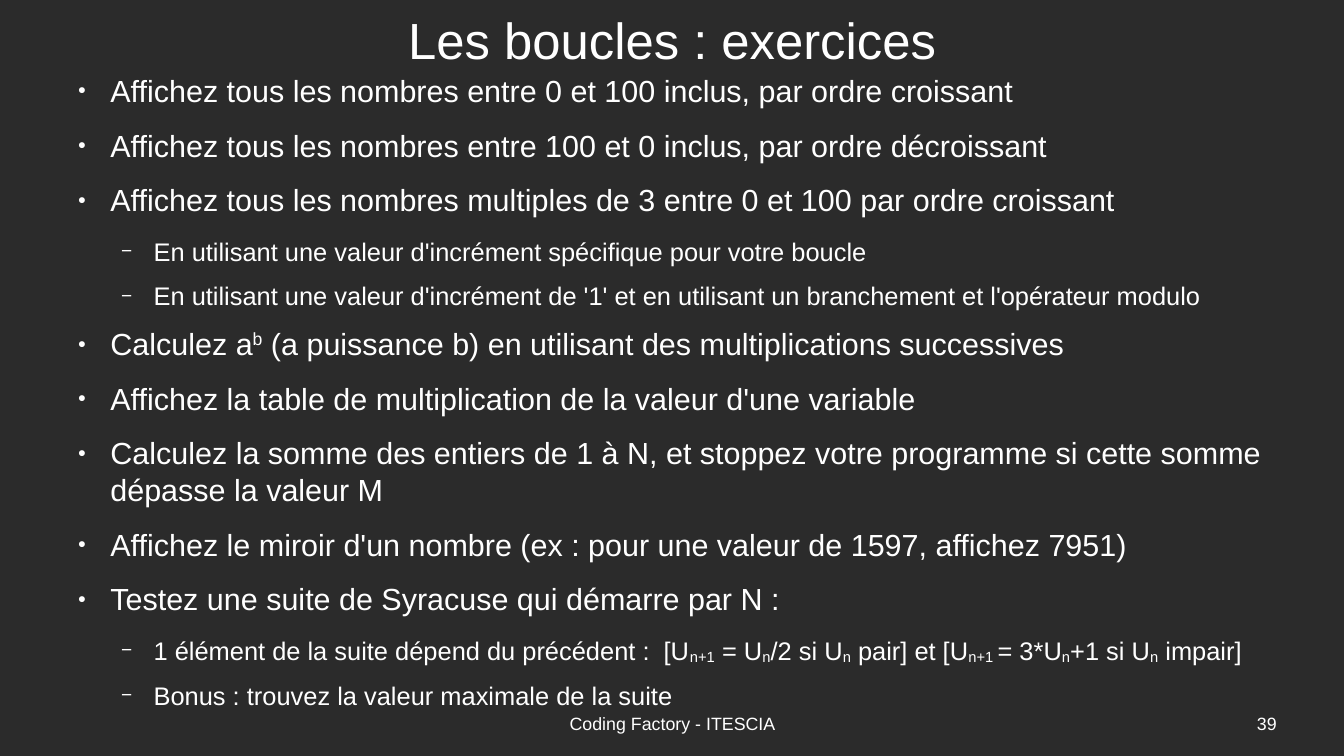
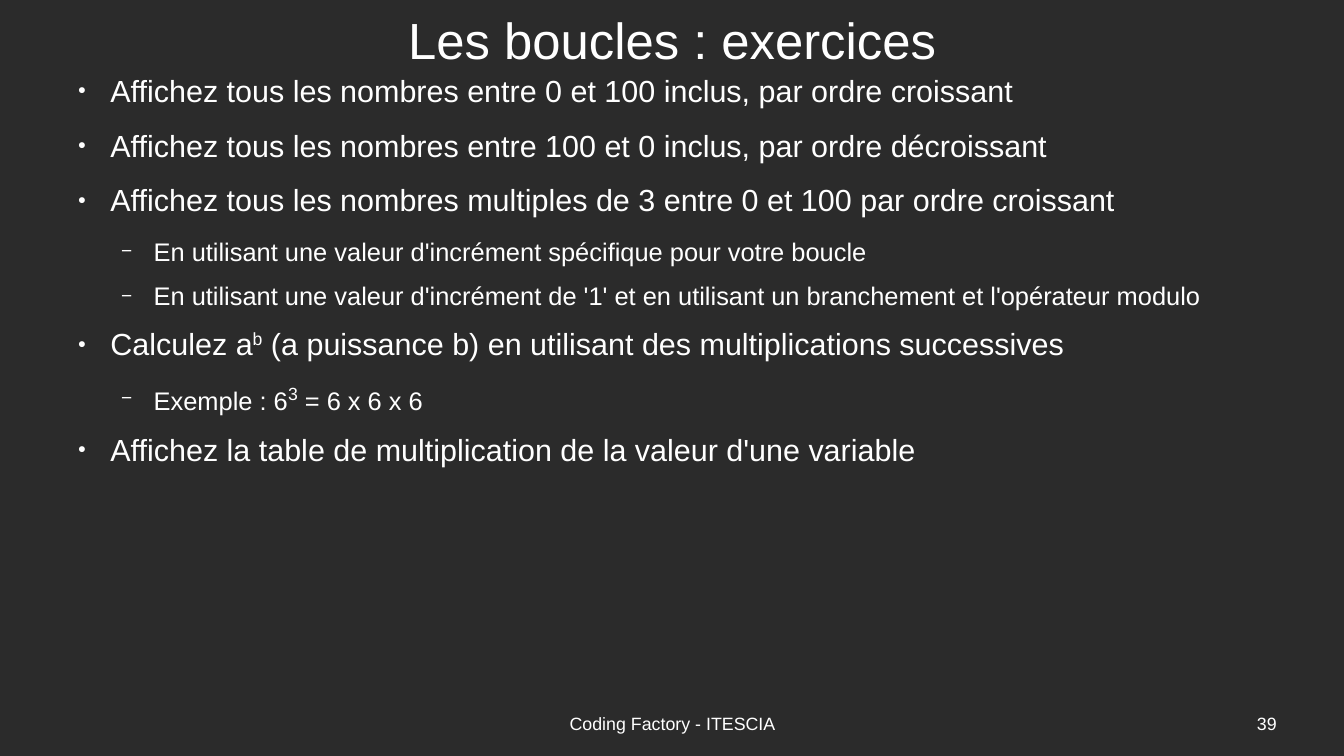
Before and after one commit to Romuald78/codingdojo_studentplugin, a slide deck: slide 39 of resources/doc/piscine_codingfactory-cours.odp. Drawn at 1344x756 pixels with LibreOffice and Linux fonts; fonts in the diff are those of the drawing; background and template pictures are left out; a plain dark background stands for a picture behind light text. Boxes give left, top, right and bottom in pixels: in the first picture for what was removed or moved away, otherwise in the second. Text is boxed around its words. In the diff, an @@ line names an element or a change of style, - is before the commit and + after.

Commit message:
Update cours exercices

```diff
--- a/resources/doc/piscine_codingfactory-cours.odp
+++ b/resources/doc/piscine_codingfactory-cours.odp
@@ text at [154, 391, 423, 415]: paragraph added @@
+  − Exemple : 63 = 6 x 6 x 6
@@ text at [110, 441, 1261, 706]: paragraphs removed @@
-● Calculez la somme des entiers de 1 à N, et stoppez votre programme si cette somme dépasse la valeur M
-● Affichez le miroir d'un nombre (ex : pour une valeur de 1597, affichez 7951)
-● Testez une suite de Syracuse qui démarre par N :
-  − 1 élément de la suite dépend du précédent : [Un+1 = Un/2 si Un pair] et [Un+1 = 3*Un+1 si Un impair]
-  − Bonus : trouvez la valeur maximale de la suite
```
Also in this commit, not shown: 2 other slides changed, 4 slides added, 1 slide removed.
